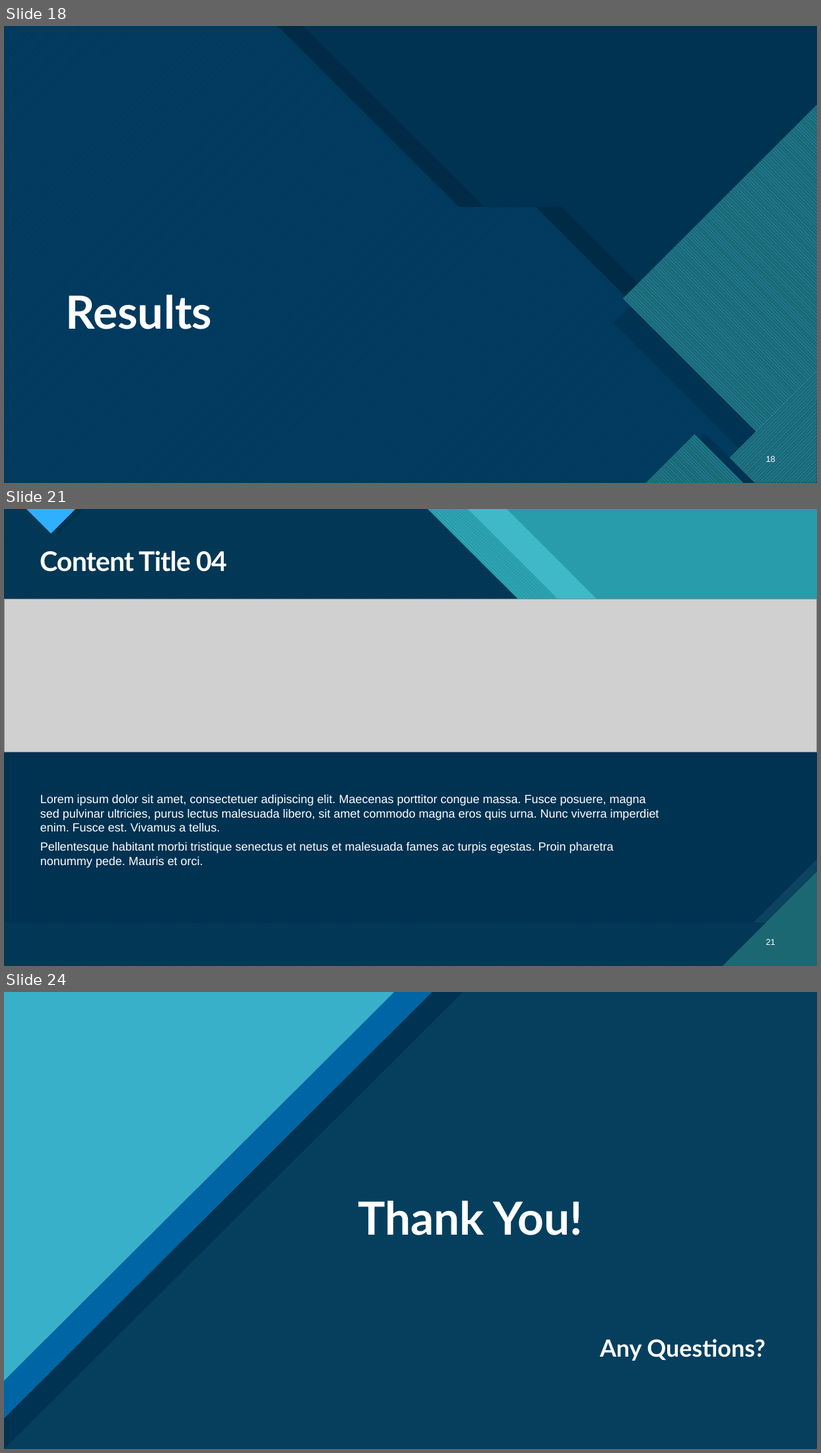
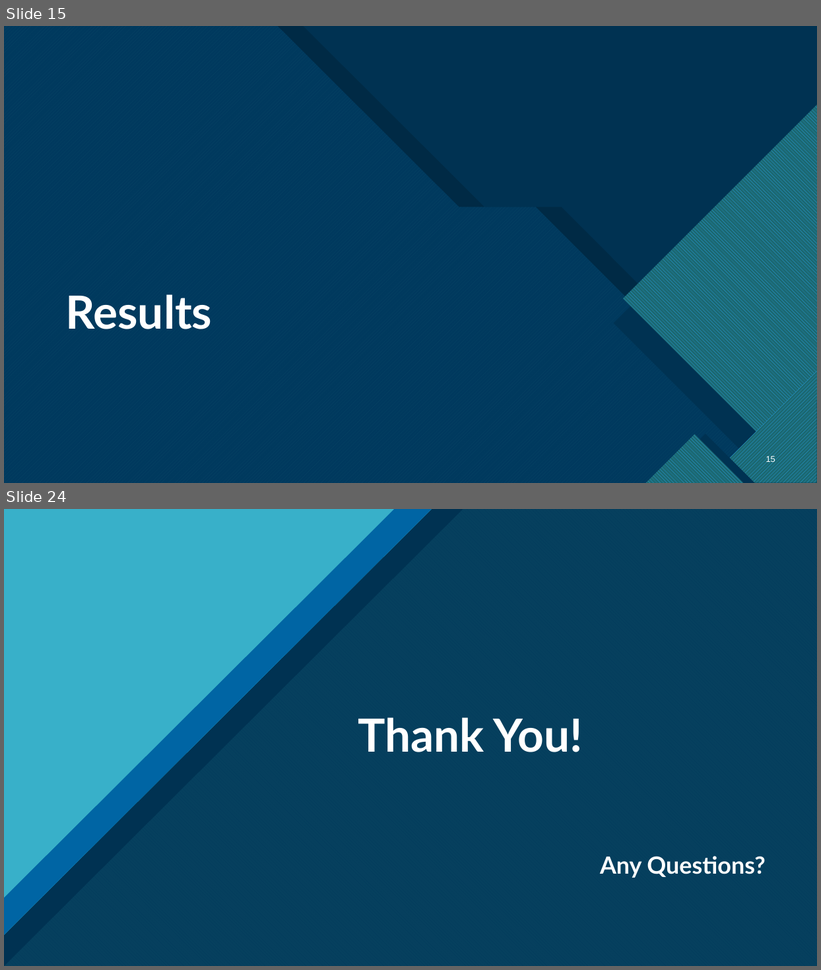
Before and after one commit to MnAppsNet/DominanceQueries, a slide deck: reports/report_presentation.pptx. Shown one above the other, each under a label of ours: slides 18, 21 and 24 before the commit, slides 15 and 24 after it; the slides between them are not shown. The pictures are 821x1453 and 821x970 pixels, drawn with LibreOffice and Linux fonts; fonts in the diff are those of the drawing; grey boxes stand for pictures; background and template pictures are left out; a plain dark background stands for a picture behind light text. Boxes give left, top, right and bottom in pixels: in the first picture for what was removed or moved away, otherwise in the second. Text is boxed around its words. In the diff, an @@ line names an element or a change of style, - is before the commit and + after.

```diff
--- a/reports/report_presentation.pptx
+++ b/reports/report_presentation.pptx
@@ slide 21 removed at [4,509,817,966], background picture (left out); not listed: 13 template elements that a slide beside it also shows @@
@@ rectangle removed at [4,509,817,966] @@
@@ rectangle removed at [4,509,817,966] @@
@@ freeform shape removed at [4,509,817,966] @@
@@ freeform shape removed at [4,509,817,966] @@
@@ freeform shape removed at [4,509,817,966] @@
@@ title removed at [40,551,227,572] @@
-Content Title 04
@@ picture removed at [4,599,817,752] @@
@@ text removed at [40,795,659,868] @@
-Lorem ipsum dolor sit amet, consectetuer adipiscing elit. Maecenas porttitor congue massa. Fusce posuere, magna sed pulvinar ultricies, purus lectus malesuada libero, sit amet commodo magna eros quis urna. Nunc viverra imperdiet enim. Fusce est. Vivamus a tellus.
-Pellentesque habitant morbi tristique senectus et netus et malesuada fames ac turpis egestas. Proin pharetra nonummy pede. Mauris et orci.
@@ page number removed at [766,939,776,945] @@
-21
@@ what was slide 18 is now slide 15 @@
```
Also in this commit, not shown: 4 slides changed, 7 slides added, 6 other slides removed.
